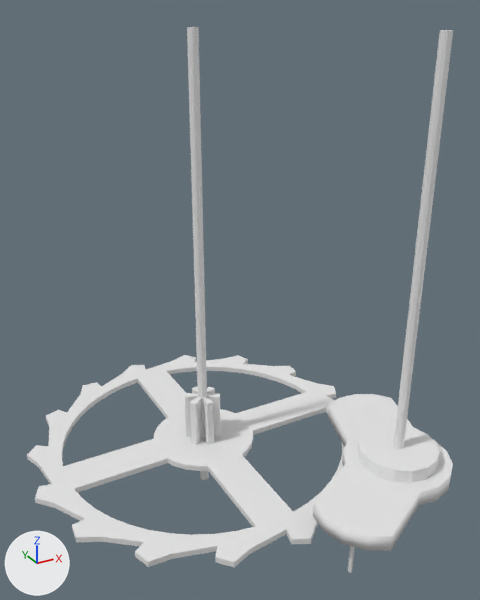
The COLLADA model assets/models/clock.dae: old version first, new version second.
Both versions are drawn from a 50 mm camera at (-2.75, -5.88, 5.16) aimed at (0.24, -0.45, 2.44). The lights are fixed; the arrows at lower left show +X, +Y and +Z. Where no turn or scale is listed for an object, it has been applied to the vertices.

The scene before the commit, as lines of its bpy script (objects in view):
```python
me_circle = bpy.data.meshes.new('Circle')
me_circle.from_pydata(...)  # 446 vertices, 856 faces; spans x -1.98..1.98, y -1.98..1.98, z -0.06..0.54
me_circle_001 = bpy.data.meshes.new('Circle.001')
me_circle_001.from_pydata(...)  # 78 vertices, 144 faces; spans x -1.16..0.7, y -0.84..1.21, z -0.51..0.16
me_cylinder = bpy.data.meshes.new('Cylinder')
me_cylinder.from_pydata(...)  # a 12-sided cylinder along z spanning x -0.05..0.05, y -0.05..0.05, z -2.5..2.5
me_cylinder_001 = bpy.data.meshes.new('Cylinder.001')
me_cylinder_001.from_pydata(...)  # a 12-sided cylinder along z spanning x -0.05..0.05, y -0.05..0.05, z -2.5..2.5
me_cylinder_003 = bpy.data.meshes.new('Cylinder.003')
me_cylinder_003.from_pydata(...)  # a 16-sided cylinder along z spanning x -0.401..0.401, y -0.401..0.401, z -0.078..0.078
ob_anchor = bpy.data.objects.new('anchor', me_circle_001)
ob_anchor.location = (1.36, -1.75, 0.79)
ob_cylinder = bpy.data.objects.new('Cylinder', me_cylinder_003)
ob_cylinder.location = (1.36, -1.75, 1.01)
ob_escape_wheel = bpy.data.objects.new('escape_wheel', me_circle)
ob_escape_wheel.location = (0.0, 0.0, 0.61)
ob_pin_000 = bpy.data.objects.new('pin_000', me_cylinder)
ob_pin_000.location = (0.0, 0.0, 2.5)
ob_pin_001 = bpy.data.objects.new('pin_001', me_cylinder_001)
ob_pin_001.location = (1.36, -1.75, 2.5)
```
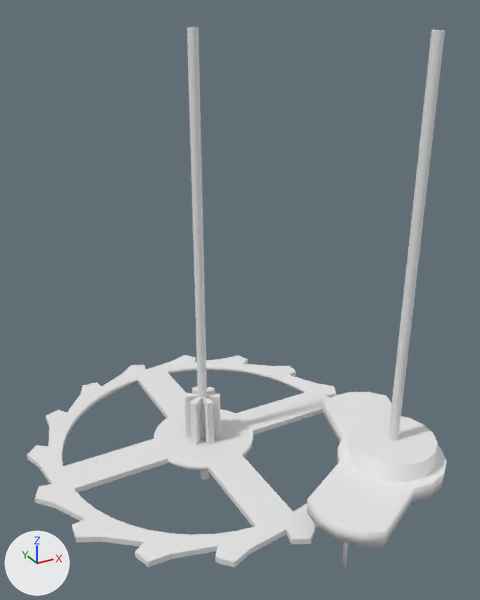
What differs and where, as boxes [x1, y1, x2, y2] in the pictures (480 x 600 px):
'anchor', reshaped, moved: before [313, 394, 453, 573]; after [307, 392, 447, 569]
'pin_001', shading changed, moved: before [393, 30, 453, 449]; after [388, 30, 445, 441]
'Cylinder', deleted: before [358, 424, 440, 483]
part 1 of me_circle, shading changed: [27, 355, 336, 567] in both
part 2 of me_circle_001, built on: before [343, 430, 453, 492]; after [338, 414, 446, 489]

The change, as a list of edits to the scene's bpy script:
```text
Change me_circle:
    where me_circle.from_pydata(...)  # 446 vertices, 856 faces; spans x -1.98..1.98, y -1.98..1.98, z -0.06..0.54
    used by ob_escape_wheel; location = (0.0, 0.0, 0.61)
    me_circle part 1: edges marked sharp go from 0 to 491
Change me_circle_001:
    used by ob_anchor; location = (1.36, -1.75, 0.79)
    remove me_circle_001.from_pydata(...)  # 78 vertices, 144 faces; spans x -1.16..0.7, y -0.84..1.21, z -0.51..0.16
    add me_circle_001.from_pydata(...)  # 110 vertices, 208 faces; spans x -1.16..0.7, y -0.84..1.21, z -0.51..0.37
    me_circle_001 part 2
    1 vertex is removed from x 0.0, y 0.0, z 0.16
    16 faces are deleted
    17 vertices are added at x -0.44..0.44, y -0.44..0.44, z 0.16..0.37
    16 new vertices lie (0.0, 0.0, 0.21) away from vertices in x -0.44..0.44, y -0.44..0.44, z 0.16
    80 new faces join them
Change me_cylinder_001:
    where me_cylinder_001.from_pydata(...)  # 24 vertices, 44 faces; spans x -0.05..0.05, y -0.05..0.05, z -2.5..2.5
    used by ob_pin_001; location = (1.36, -1.75, 2.5)
    me_cylinder_001 part 3: edges marked sharp go from 0 to 24
Change ob_anchor:
    ob_anchor.location: (1.36, -1.75, 0.79) -> (1.33, -1.69, 0.79)
Change ob_pin_001:
    ob_pin_001.location: (1.36, -1.75, 2.5) -> (1.33, -1.69, 2.5)
Remove ob_cylinder:
    ob_cylinder = bpy.data.objects.new('Cylinder', me_cylinder_003)
    ob_cylinder.location = (1.36, -1.75, 1.01)
```
